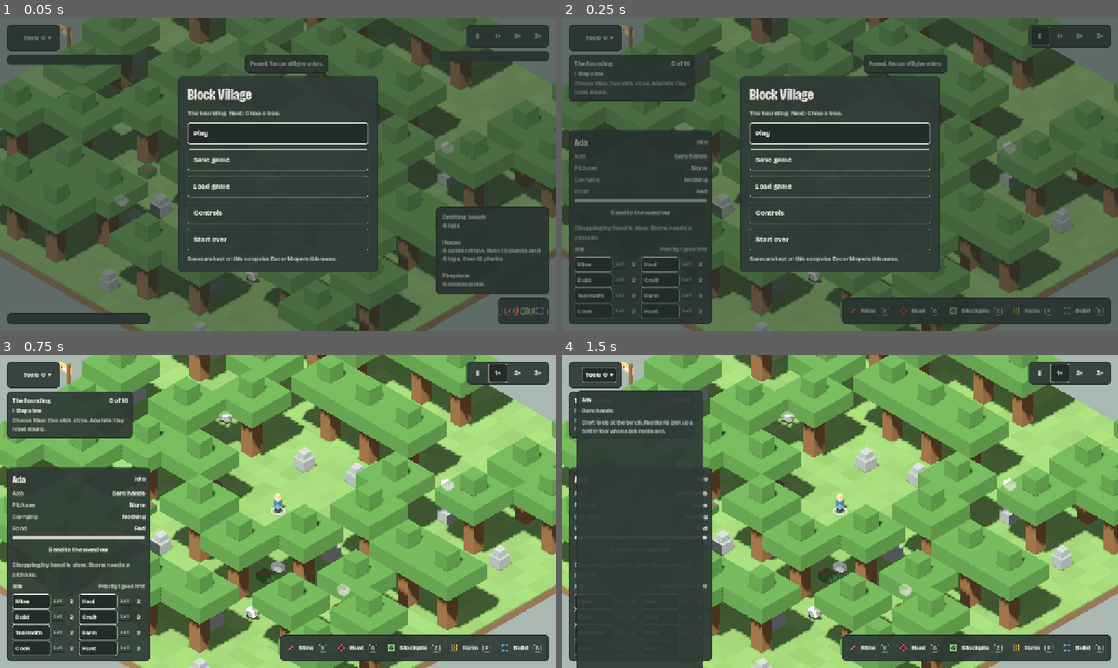
Above: before the commit, frames 1-4 (two rows, left to right).
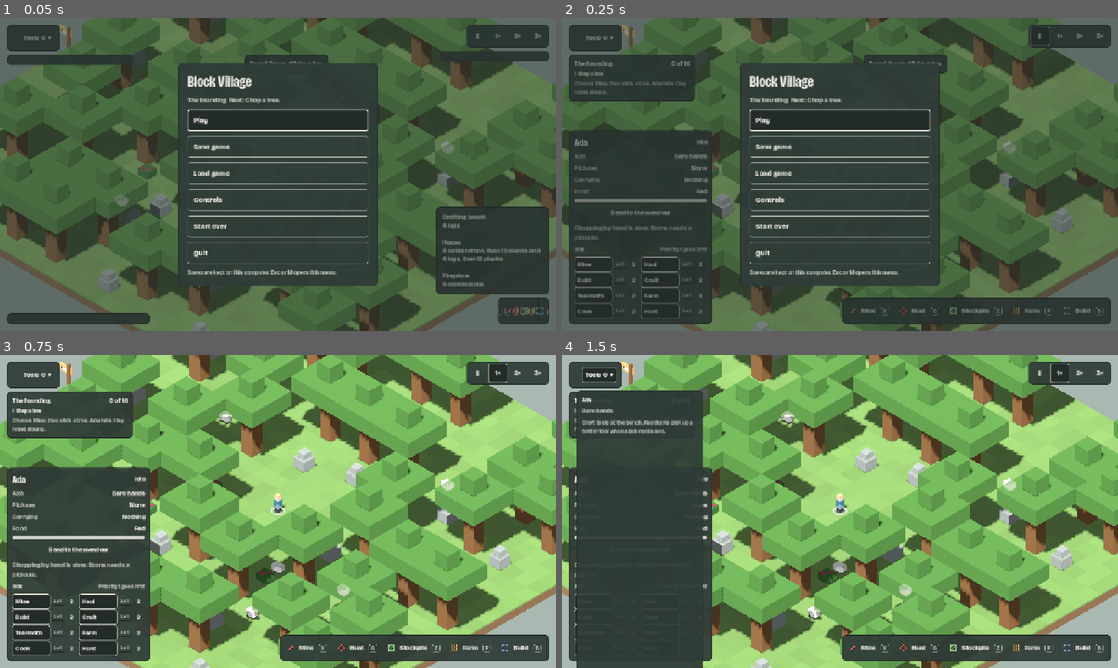
Above: after the commit, the same moments.

Repository: NerdyToddGerdy/mc_village
Game: Godot game, scene res://scenes/main.tscn
Two runs of this game, one before a commit and one after it. Both use one fixed random seed, a clock stepped at 60 frames per second and the inputs below.
Inputs:
- Up to frame 1 (0.05 s): no input
- Up to frame 2 (0.25 s): no input
- Up to frame 3 (0.75 s): click "Play" at 0.5 s
- Up to frame 4 (1.5 s): click "Tools 0 ▾" at 1.25 s

The runs differ from the first frame. In frame 1, 6.3% of the frame differs, in the area x 32-68%, y 14-86%; in frame 2, 6.3%; in frame 3, nothing differs; in frame 4, nothing differs.

Commit message:
Add a Quit button to the main menu (#60)
Desktop builds get a Quit button that asks for confirmation ("Anything you
haven't saved will be lost") before closing the game. Web builds don't show it.
Adds a --main flag to --screenshot-menu.

Co-Authored-By: Claude Opus 5.5 <noreply@anthropic.com>

Diff:
--- a/game/scenes/game.gd
+++ b/game/scenes/game.gd
@@ -538,6 +538,11 @@
 	_menu.first = false
 
 
+## Quits the game (the menu's Quit, after it confirms).
+func quit_game() -> void:
+	get_tree().quit()
+
+
 func restart() -> void:
 	_use_sim(Sim.new_game())
 	_look_at_first_resident()
@@ -795,7 +800,8 @@
 # ---------------------------------------------------------------- screenshot mode
 
 func _screenshot_menu() -> void:
-	open_menu("keys" if "--keys" in OS.get_cmdline_user_args() else "save")
+	var args := OS.get_cmdline_user_args()
+	open_menu("keys" if "--keys" in args else ("main" if "--main" in args else "save"))
 	for i in 20:
 		await get_tree().process_frame
 	var img := get_viewport().get_texture().get_image()
--- a/game/tests/game_test.gd
+++ b/game/tests/game_test.gd
@@ -109,6 +109,26 @@
 		if sim.items[k].type == "wool":
 			sim.items.erase(k)
 	check(texts.call().has("Wool") and not sim.items.values().any(func(st): return st.type == "wool"), "and stays, at 0, after it's used up")
+
+
+## The main menu's Quit asks first; Cancel leaves the game running (issue #60). Confirming would end
+## the test run, so it isn't pressed.
+func _test_quit(game: Game, menu) -> void:
+	game.open_menu("main")
+	await process_frame
+	var quit_btn: Array = _walk(menu).filter(func(n): return n is Button and n.text == "Quit" and not n.is_queued_for_deletion())
+	check(quit_btn.size() == 1, "the main menu has a Quit button")
+	if quit_btn.size() != 1:
+		return
+	quit_btn[0].pressed.emit()
+	await process_frame
+	check(not menu._confirm.is_empty() and menu._confirm.action == "quit" and "Quit Block Village?" in menu._confirm.text, "Quit asks first")
+	var cancel: Array = _walk(menu).filter(func(n): return n is Button and n.text == "Cancel" and not n.is_queued_for_deletion())
+	if cancel.size() == 1:
+		cancel[0].pressed.emit()
+	await process_frame
+	check(menu._confirm.is_empty() and menu.visible and is_instance_valid(game), "Cancel leaves the game running, on the menu")
+	game.close_menu()
 
 
 ## A long status moves below its title instead of running into it (issue #72).
@@ -627,6 +647,7 @@
 	_test_headers(game)
 	_test_tallies(game)
 	await _test_meadow(game)
+	await _test_quit(game, menu)
 	game.open_menu("main")
 	game.restart()
 	check(game.sim.tick == 0 and game.sim.residents.size() == 1 and not menu.visible, "Start over begins a fresh game")
--- a/game/view/game_menu.gd
+++ b/game/view/game_menu.gd
@@ -108,6 +108,8 @@
 	_box.add_child(_big_button("Load game", func(): show_view("load")))
 	_box.add_child(_big_button("Controls", func(): show_view("keys")))
 	_box.add_child(_big_button("Start over", func(): _ask("Start a new game? Anything you haven’t saved will be lost.", "Start over", "restart")))
+	if not OS.has_feature("web"):  # a browser tab can't be quit from inside the game
+		_box.add_child(_big_button("Quit", func(): _ask("Quit Block Village? Anything you haven’t saved will be lost.", "Quit", "quit")))
 	_add_confirm()
 	_box.add_child(hud.label("Saves are kept on this computer. Esc or M opens this menu.", false, Palette.CHALK_DIM, 13, true))
 
@@ -290,6 +292,7 @@
 	_confirm = {}
 	match c.action:
 		"restart": game.restart()
+		"quit": game.quit_game()
 		"rebind": _rebind(c.target, c.code)
 		"save": _save(c.slot)
 		"load":
Not shown, changed: CLAUDE.md
Not shown, changed: slice-1-spec.md
